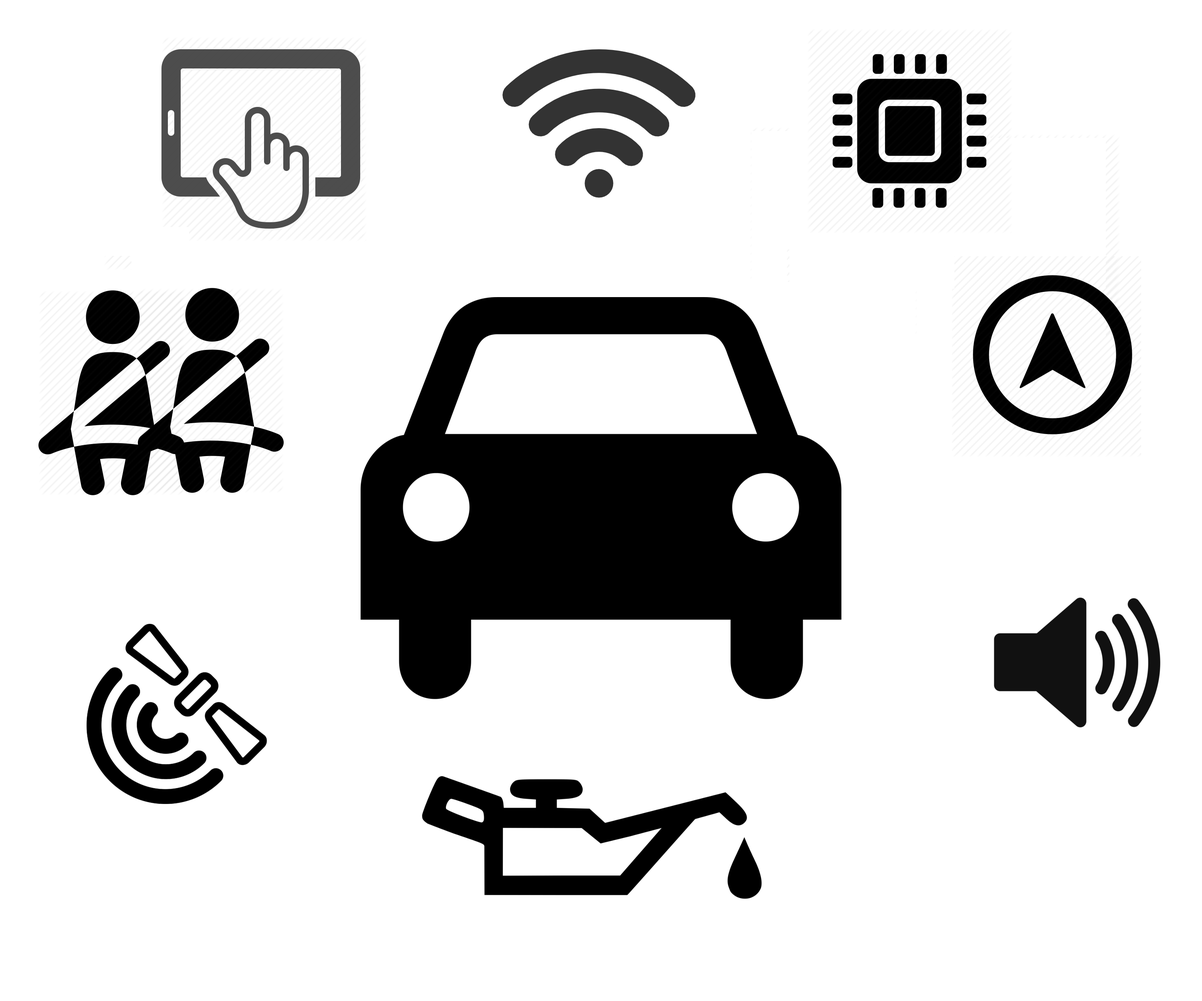
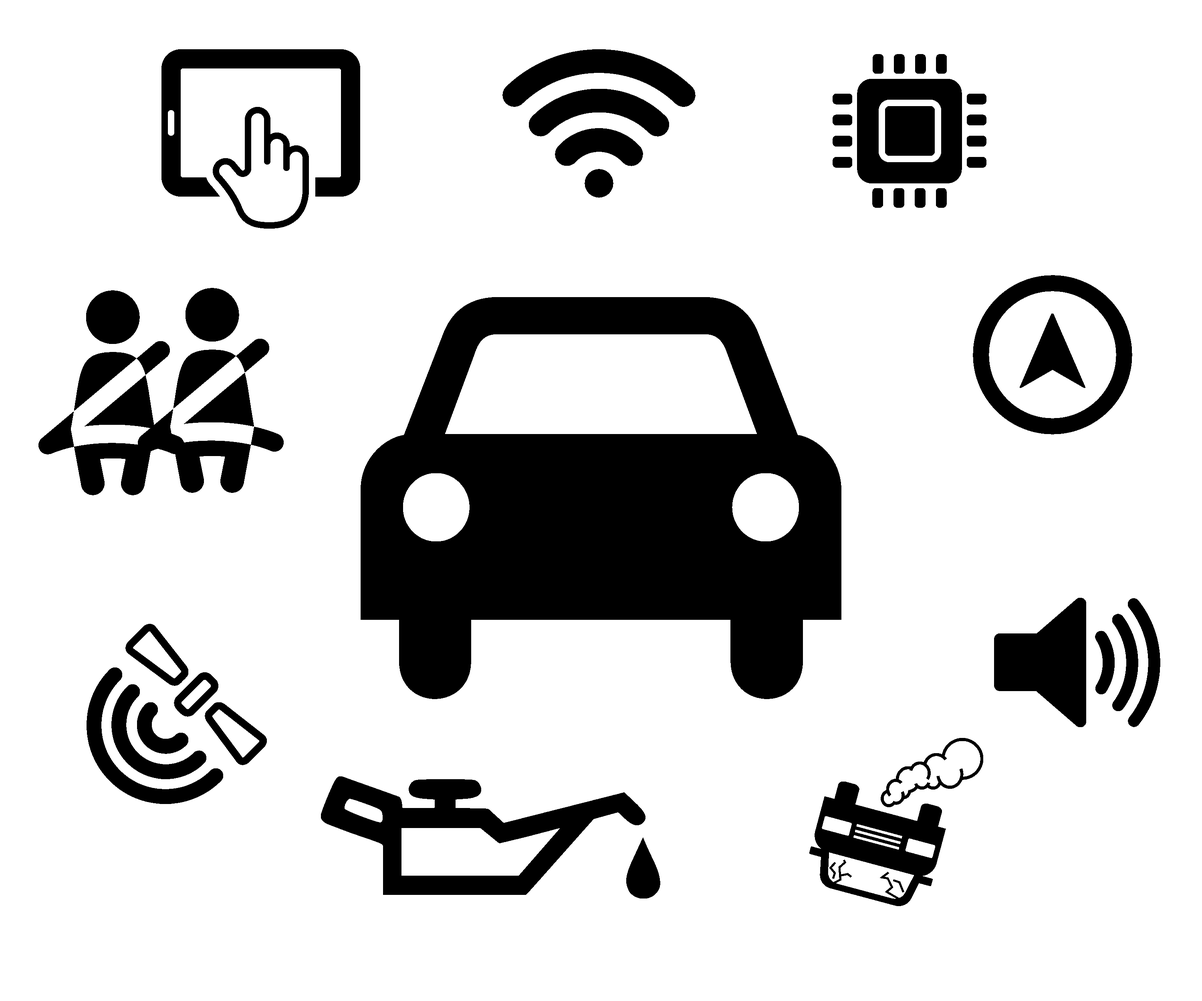
Layer changes from the first w=1202, h=1001 image to the second:
painted on "Sfondo" over [38, 29, 1161, 907]
